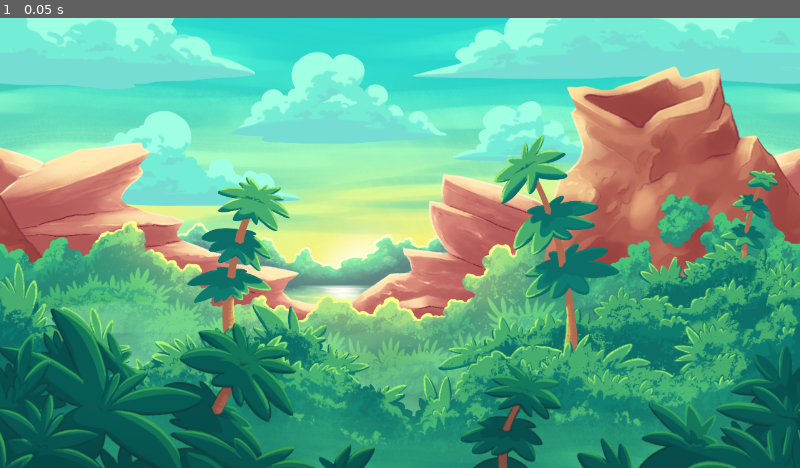
Above: before the commit, frame 1.
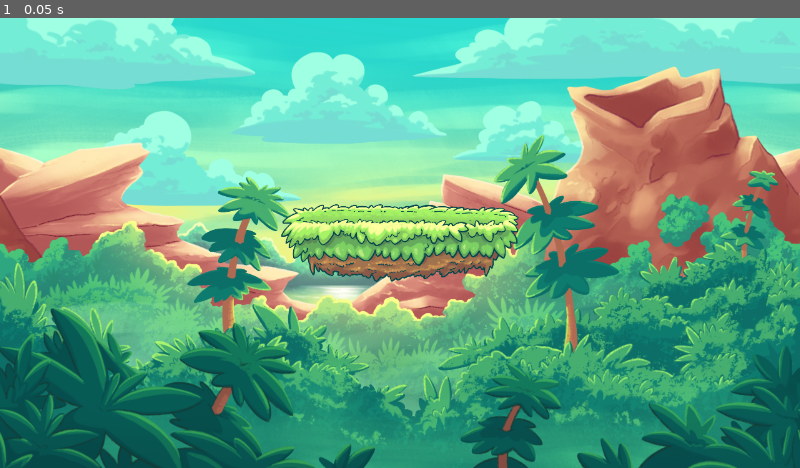
Above: after the commit, the same moment.

Repository: quiver-dev/raptor-run
Game: Godot game, scene res://scenes/main.tscn
The game is run twice, just before and just after one commit, with the same random seed, the same clock (stepped at 60 frames per second) and the same inputs.
Inputs:
- Up to frame 1 (0.05 s): no input

The runs differ from the first frame. In frame 1, 4.0% of the frame differs, in the area x 35-65%, y 41-59%.

Commit message:
Creating the platform

Diff:
--- a/project.godot
+++ b/project.godot
@@ -20,3 +20,9 @@
 window/size/viewport_width=1920
 window/size/viewport_height=1080
 window/stretch/mode="viewport"
+
+[layer_names]
+
+2d_physics/layer_1="Environment"
+2d_physics/layer_2="Player"
+2d_physics/layer_3="Enemy"
--- a/scenes/main.tscn
+++ b/scenes/main.tscn
@@ -1,6 +1,7 @@
-[gd_scene load_steps=2 format=3 uid="uid://dhak4wol77cjw"]
+[gd_scene load_steps=3 format=3 uid="uid://dhak4wol77cjw"]
 
 [ext_resource type="Texture2D" uid="uid://dhxgdhhs7ekbr" path="res://assets/sprites/Background/background_static.png" id="1_fb18u"]
+[ext_resource type="PackedScene" uid="uid://v3jkhjfhvh6s" path="res://scenes/platform.tscn" id="2_3g8hs"]
 
 [node name="World" type="Node2D" groups=["example"]]
 
@@ -10,3 +11,11 @@
 
 [node name="Background" type="Sprite2D" parent="Camera2d"]
 texture = ExtResource("1_fb18u")
+
+[node name="Environment" type="Node2D" parent="."]
+
+[node name="Static" type="Node2D" parent="Environment"]
+
+[node name="Moving" type="Node2D" parent="Environment"]
+
+[node name="Platform" parent="Environment/Moving" instance=ExtResource("2_3g8hs")]
--- /dev/null
+++ b/scenes/platform.tscn
@@ -0,0 +1,15 @@
+[gd_scene load_steps=3 format=3 uid="uid://v3jkhjfhvh6s"]
+
+[ext_resource type="Texture2D" uid="uid://c2vgile5xpfh1" path="res://assets/sprites/Platform/platform.png" id="1_utpke"]
+
+[sub_resource type="RectangleShape2D" id="RectangleShape2D_x8oop"]
+size = Vector2(380, 40)
+
+[node name="Platform" type="StaticBody2D"]
+
+[node name="Sprite2d" type="Sprite2D" parent="."]
+texture = ExtResource("1_utpke")
+
+[node name="CollisionShape2d" type="CollisionShape2D" parent="."]
+position = Vector2(0, -20)
+shape = SubResource("RectangleShape2D_x8oop")
